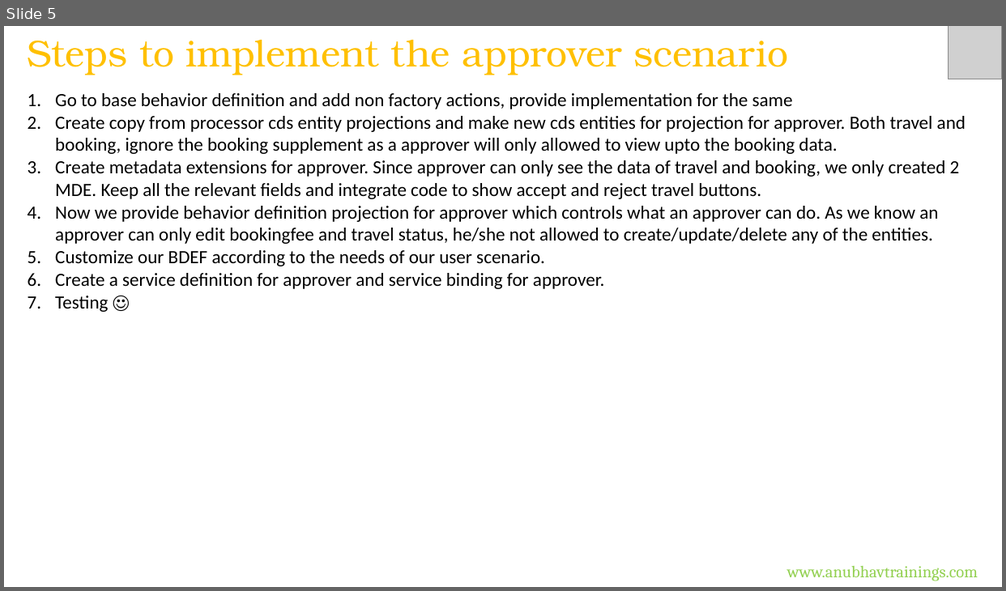
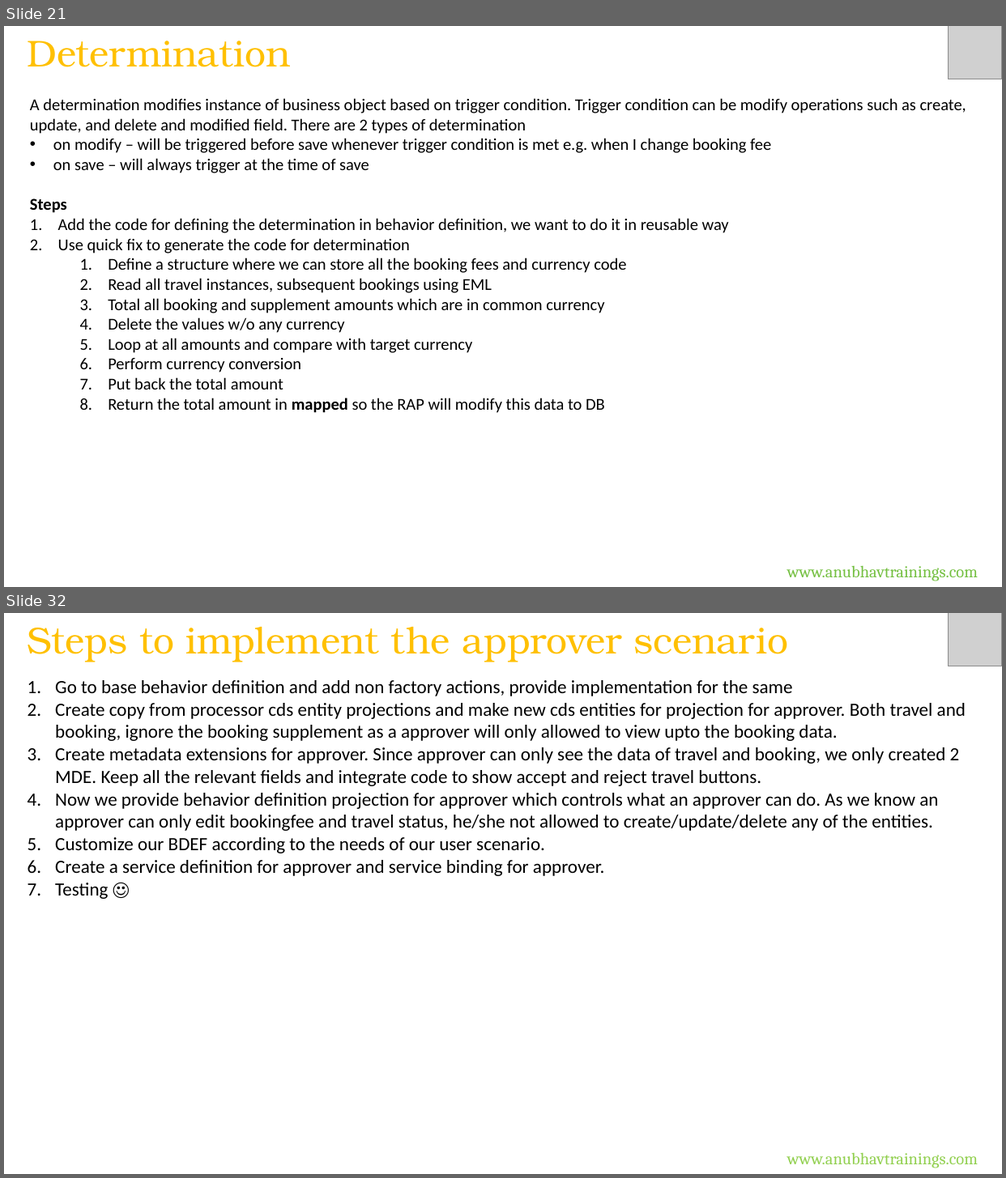
Before and after one commit to soyuztechnologies/CDS_AMDP_RAP_Training_60H, a slide deck: Day 11/DAY-11.pptx. Shown one above the other, each under a label of ours: slide 5 before the commit, slides 21 and 32 after it; the slides between them are not shown. The pictures are 1006x591 and 1006x1178 pixels, drawn with LibreOffice and Linux fonts; fonts in the diff are those of the drawing; grey boxes stand for pictures. Boxes give left, top, right and bottom in pixels: in the first picture for what was removed or moved away, otherwise in the second. Text is boxed around its words. In the diff, an @@ line names an element or a change of style, - is before the commit and + after.

Commit message:
Auto bot updater CDS_AMDP_RAP_Training_60H Course

```diff
--- a/Day 11/DAY-11.pptx
+++ b/Day 11/DAY-11.pptx
@@ slide 21 added at bbox=[4, 26, 1002, 587], background #FFFFFF @@
@@ text added at bbox=[27, 41, 291, 67], 36 pt, text #FFC000 @@
+Determination
@@ picture added at bbox=[948, 26, 1002, 79] @@
@@ text added at bbox=[30, 98, 966, 413], 16 pt, text #000000 @@
+A determination modifies instance of business object based on trigger condition. Trigger condition can be modify operations such as create, update, and delete and modified field. There are 2 types of determination
+• on modify – will be triggered before save whenever trigger condition is met e.g. when I change booking fee
+• on save – will always trigger at the time of save
+Steps
+1. Add the code for defining the determination in behavior definition, we want to do it in reusable way
+2. Use quick fix to generate the code for determination
+  1. Define a structure where we can store all the booking fees and currency code
+  2. Read all travel instances, subsequent bookings using EML
+  3. Total all booking and supplement amounts which are in common currency
+  4. Delete the values w/o any currency
+  5. Loop at all amounts and compare with target currency
+  6. Perform currency conversion
+  7. Put back the total amount
+  8. Return the total amount in mapped so the RAP will modify this data to DB
@@ text added at bbox=[787, 566, 978, 582], 16 pt, text #75C042 @@
+www.anubhavtrainings.com
@@ what was slide 5 is now slide 32 @@
```
Also in this commit, not shown: 26 other slides added, 17 other files.
